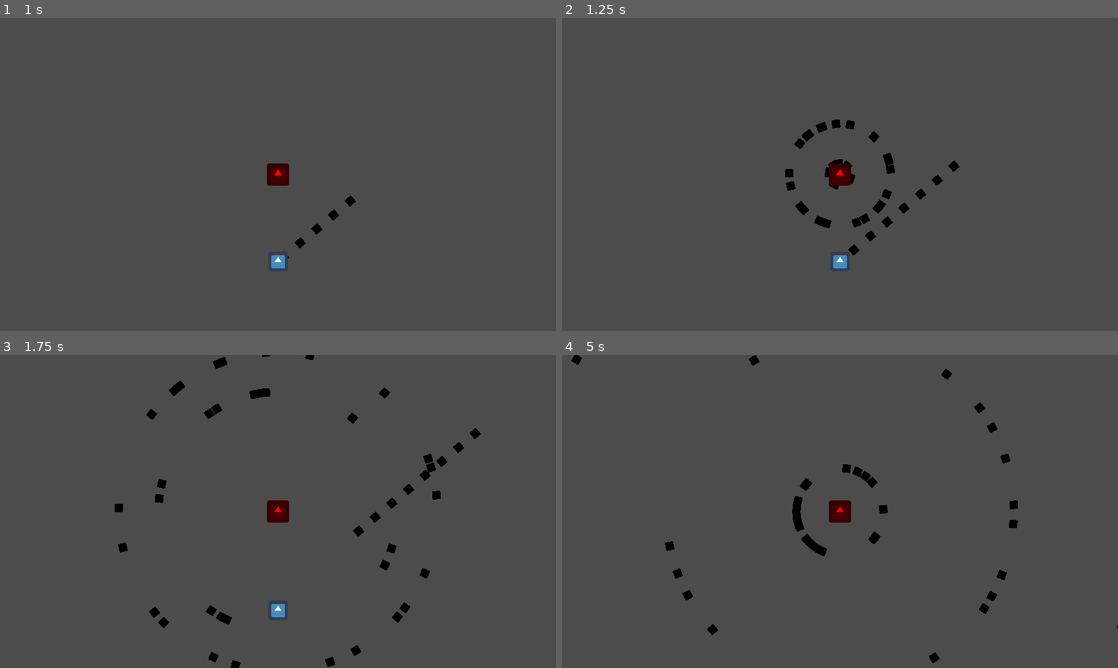
Above: before the commit, frames 1-4 (two rows, left to right).
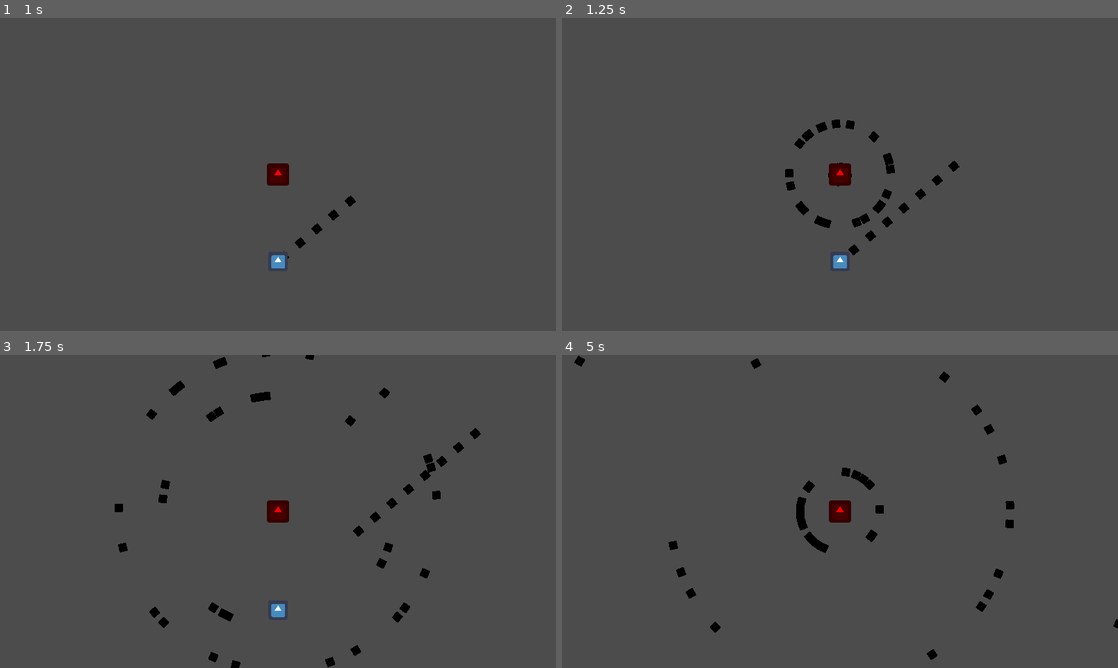
Above: after the commit, the same moments.

Repository: warriormaster12/HeartTale
Game: Godot game, scene res://Levels/BossLevel.tscn
The game is run twice, just before and just after one commit, with the same random seed, the same clock (stepped at 60 frames per second) and the same inputs. The engine's default icon, where the game draws it, is replaced by a stand-in: a white triangle on a blue panel in a dark square.
Inputs (mouse positions are in pixels of both pictures, inside the frame that each line leads up to):
- Up to frame 1 (1 s): tap Enter at 0.5 s; move the mouse to (400, 158) at 0.52 s; press the mouse at (400, 158) at 0.53 s
- Up to frame 2 (1.25 s): no input
- Up to frame 3 (1.75 s): move the mouse to (166, 527) at 1.27 s; release the mouse at (166, 527) at 1.28 s; tap S (move_b) at 1.35 s
- Up to frame 4 (5 s): move the mouse to (895, 442) at 2.02 s; hold W (move_f) 2.03-2.78 s; move the mouse to (812, 574) at 2.77 s; tap A (move_l) at 2.85 s; move the mouse to (1006, 558) at 3.52 s; hold D (move_r) 3.53-4.28 s; move the mouse to (673, 464) at 4.27 s; click (673, 464) at 4.35 s

Frame 1 is identical in both runs. In frame 2, less than 0.1% of the frame differs, in the area x 47-53%, y 45-55%; in frame 3, 0.4%; in frame 4, 1.1%, in the area x 1-100%, y 0-99%.

Commit message:
fixed delta

Diff:
--- a/GameObjects/Enemy/BehaviourTree/BTRoot.gd
+++ b/GameObjects/Enemy/BehaviourTree/BTRoot.gd
@@ -18,7 +18,7 @@
 
 
 # Called every frame. 'delta' is the elapsed time since the previous frame.
-func _process(delta):
+func _physics_process(delta):
 	if active_node == get_node("Stage"):
 		if stages == 0:
 			do_once = true
--- a/GameObjects/Enemy/Enemy.gd
+++ b/GameObjects/Enemy/Enemy.gd
@@ -25,8 +25,6 @@
 func _ready():
 	timer.set_wait_time(fire_delay)
 	timer.start()
-	#MovementTimer.set_wait_time(3.0)
-	#MovementTimer.start()
 	rotator_node.position = self.position
 
 	if do_once == true:
@@ -43,14 +41,14 @@
 
 	_calculate_health()
 	_calculate_position(delta)
-	print(rotator_node.rotation_degrees )
+
 
 
 
 
 func _spawn_bullet_rotation(delta):
-	rotator_node.rotation_degrees += 10 * delta
-	#rotator_node.rotate(200 * delta)
+	var speed = 50
+	rotator_node.rotate(speed * delta)
 	var bullet_instance = bullet.instance()
 	bullet_instance.position = rotator_node.position
 	bullet_instance.rotation = rotator_node.rotation
@@ -59,7 +57,8 @@
 
 func _shoot_laser(delta):
 	var bullet_instance = bullet.instance()
-	rotator_node.rotate(1.3 * delta)
+	var speed = 1
+	rotator_node.rotate(speed * delta)
 	bullet_instance.position = rotator_node.position
 	bullet_instance.rotation = rotator_node.rotation
 	get_parent().add_child(bullet_instance)
